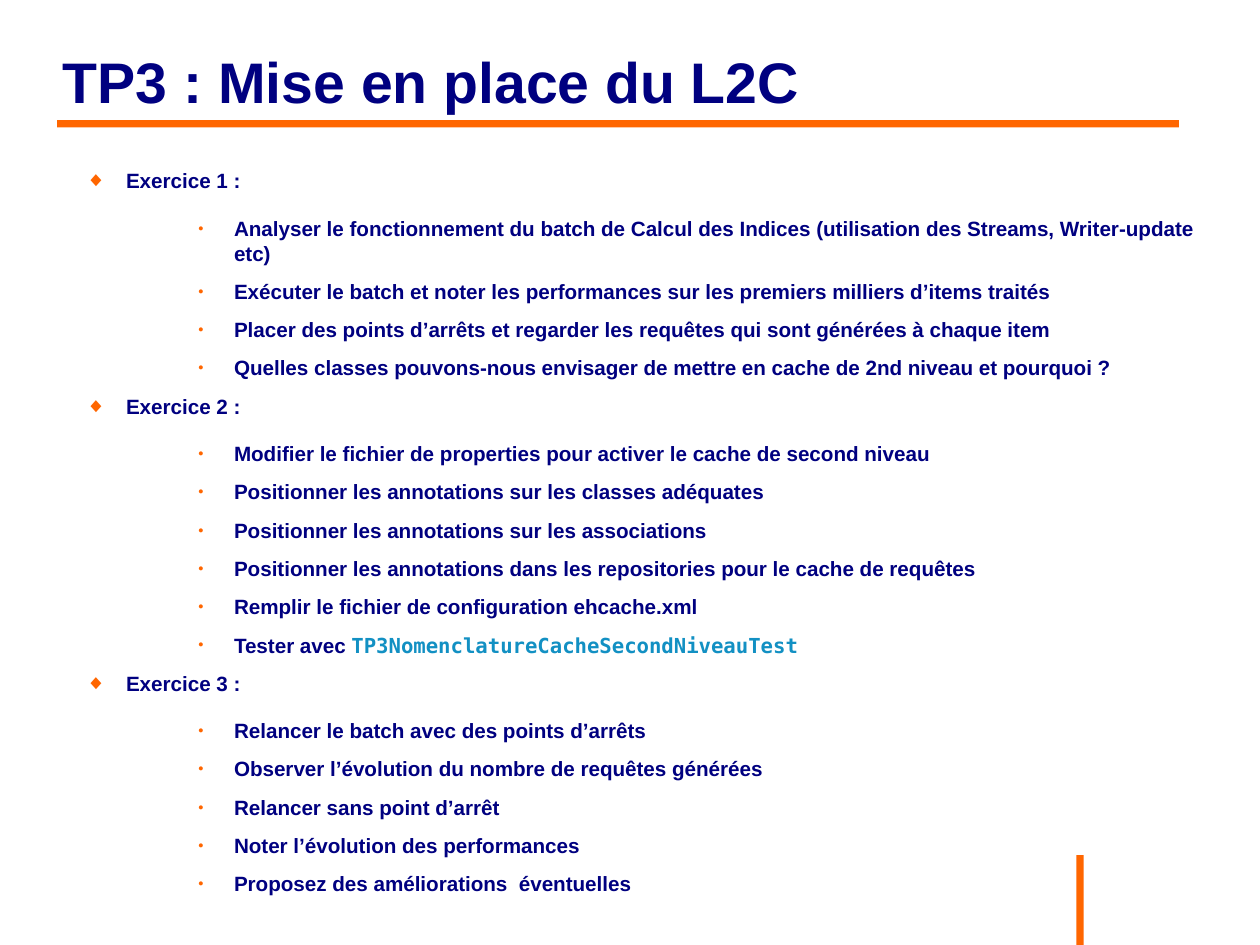
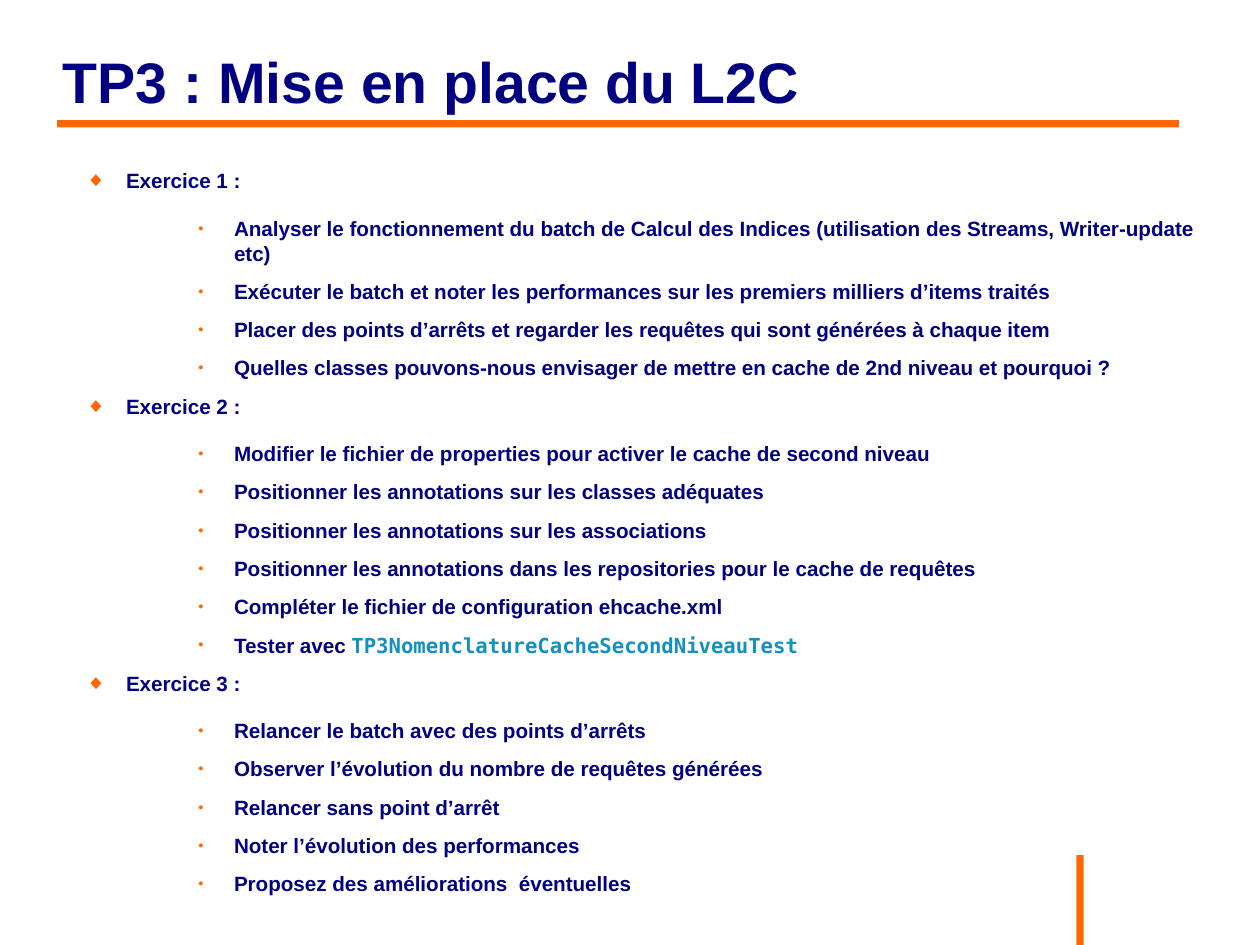
Before and after one commit to philphils/formation-hibernate-avancee, a slide deck: slide 66 of Documentation/diapo_formation_hibernate_avancee.odp. Drawn at 1260x945 pixels with LibreOffice and Linux fonts; fonts in the diff are those of the drawing; background and template pictures are left out. Boxes give left, top, right and bottom in pixels: in the first picture for what was removed or moved away, otherwise in the second. Text is boxed around its words. In the diff, an @@ line names an element or a change of style, - is before the commit and + after.

```diff
--- a/Documentation/diapo_formation_hibernate_avancee.odp
+++ b/Documentation/diapo_formation_hibernate_avancee.odp
@@ text at bbox=[234, 599, 723, 619]: text changed @@
-    ● Remplir le fichier de configuration ehcache.xml
+    ● Compléter le fichier de configuration ehcache.xml
```
Also in this commit, not shown: 11 other slides changed.
